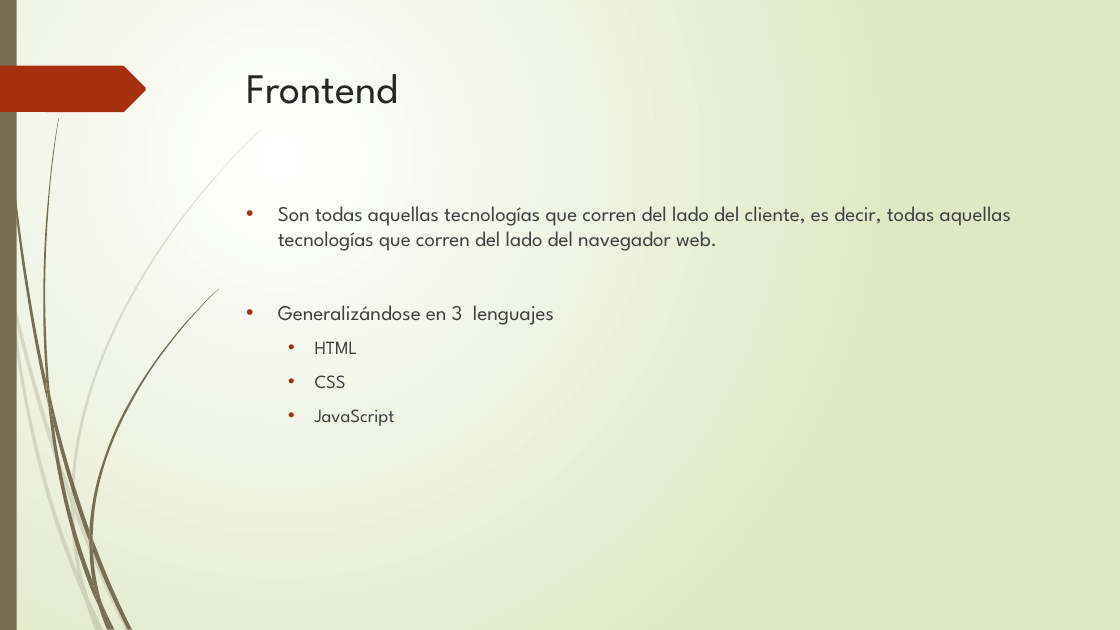
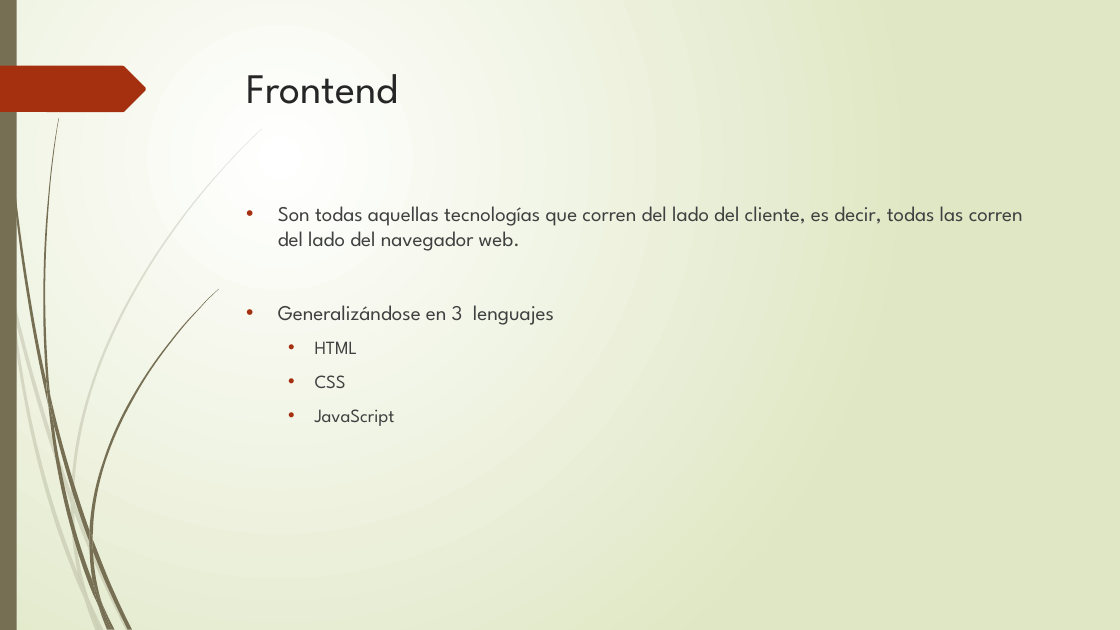
Before and after one commit to mickyys/ppt, a slide deck: slide 2 of Frontend.pptx. Drawn at 1120x630 pixels with LibreOffice and Linux fonts; fonts in the diff are those of the drawing. Boxes give left, top, right and bottom in pixels: in the first picture for what was removed or moved away, otherwise in the second. Text is boxed around its words. In the diff, an @@ line names an element or a change of style, - is before the commit and + after.

```diff
--- a/Frontend.pptx
+++ b/Frontend.pptx
@@ text at [278,206,1023,251]: text changed @@
-• Son todas aquellas tecnologías que corren del lado del cliente, es decir, todas aquellas tecnologías que corren del lado del navegador web.
+• Son todas aquellas tecnologías que corren del lado del cliente, es decir, todas las corren del lado del navegador web.
```
Also in this commit, not shown: 1 other slide changed, 10 slides added.
